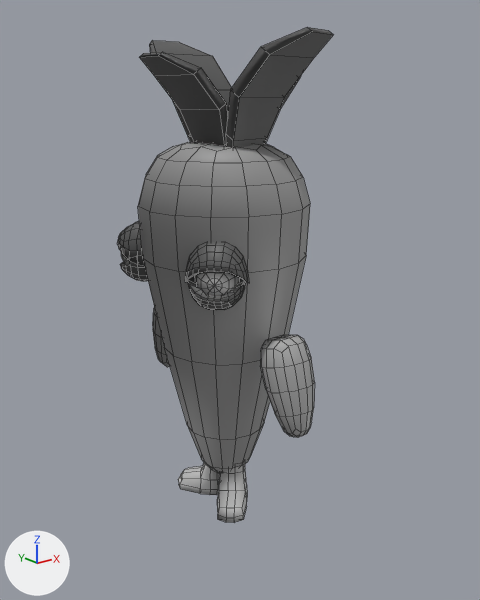
The FBX model CreaWeekGameJam2025/Assets/Models/NPC's/animation_pepper_falling_unity_v001.fbx as it was, and as the next commit left it.
The view is the same before and after, from a camera (50 mm lens) standing at (-0.66, -0.864, 0.718) and looking at (0.018, -0.017, 0.379). Arrows for +X, +Y and +Z are at lower left; the lights stay in place. Mesh edges are drawn as thin lines. Where no turn or scale is listed for an object, it has been applied to the vertices.

Before the edit, the objects in view are built like this:
```python
me_mesh = bpy.data.meshes.new('Mesh')
me_mesh.from_pydata(...)  # 960 vertices, 882 faces; spans x -0.141..0.16, y -0.206..0.21, z 0.0..0.801
# faces by material slot: [192, 144, 130, 72, 80, 264]
me_mesh.materials.append(mat_standardsurface4)  # grey #aaaaaa
me_mesh.materials.append(mat_m_carrot1)  # grey #989898
me_mesh.materials.append(mat_m_shoes2)  # light grey #bfbfbf
me_mesh.materials.append(mat_m_leaf2)  # dark grey #565656
me_mesh.materials.append(mat_m_pupil)  # grey #bcbcbc
me_mesh.materials.append(mat_m_eyes2)  # dark grey #5c5c5c
ob_carrot_mesh_001 = bpy.data.objects.new('Carrot_MESH.001', me_mesh)
ob_carrot_mesh_001.location = (0.0, 0.0, 0.0)
```
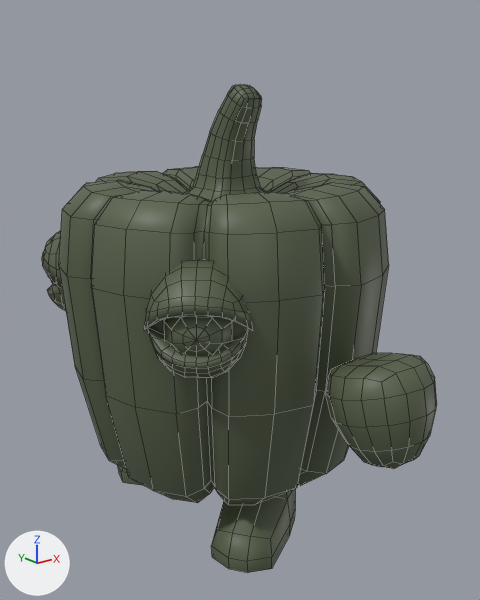
Where the change shows, as pixel boxes (x1, y1, x2, y2) in the pictures (480 x 600 px; the box of a moved part takes in the faces that stretch with it):
'Carrot_MESH.001', reshaped (82% wider): before (117, 27, 333, 523); after (42, 85, 437, 573)
part 1 of me_mesh, moved or reshaped (not visible afterwards): before (153, 307, 170, 367)
part 2 of me_mesh, moved or reshaped: before (260, 335, 315, 438); after (325, 353, 437, 469)
part 3 of me_mesh, moved or reshaped: before (195, 273, 240, 295); after (162, 317, 233, 356)
part 4 of me_mesh, moved or reshaped: before (185, 242, 249, 283); after (144, 259, 252, 330)
part 5 of me_mesh, moved or reshaped: before (120, 259, 148, 281); after (47, 283, 66, 311)
part 6 of me_mesh, moved or reshaped: before (187, 277, 246, 310); after (148, 325, 248, 378)
part 7 of me_mesh, moved or reshaped: before (117, 221, 144, 265); after (42, 231, 62, 288)
part 8 of me_mesh, added (green): after (59, 167, 389, 505)
part 9 of me_mesh, added: after (184, 85, 266, 201)
part 10 of me_mesh, added: after (211, 489, 295, 573)
part 11 of me_mesh, added: after (117, 465, 142, 485)
part 12 of me_mesh, deleted: before (217, 463, 247, 523)
part 13 of me_mesh, deleted: before (178, 463, 220, 495)
part 14 of me_mesh, deleted: before (138, 27, 333, 473)

What changed in the scene script:
```text
Change me_mesh:
    remove me_mesh.from_pydata(...)  # 960 vertices, 882 faces; spans x -0.141..0.16, y -0.206..0.21, z 0.0..0.801
    remove me_mesh.materials.append(mat_standardsurface4)  # grey #aaaaaa
    remove me_mesh.materials.append(mat_m_carrot1)  # grey #989898
    remove me_mesh.materials.append(mat_m_shoes2)  # light grey #bfbfbf
    remove me_mesh.materials.append(mat_m_leaf2)  # dark grey #565656
    remove me_mesh.materials.append(mat_m_pupil)  # grey #bcbcbc
    remove me_mesh.materials.append(mat_m_eyes2)  # dark grey #5c5c5c
    add me_mesh.from_pydata(...)  # 1549 vertices, 1470 faces; spans x -0.263..0.268, y -0.416..0.424, z 0.001..0.729
    me_mesh part 1: the loose piece of 98 vertices spanning x -0.04..0.04, y 0.121..0.21, z 0.198..0.357 is multiplied about its middle by the matrix ((1.82, 0.0, 0.0), (0.0, 1.701, 0.02), (0.0, 0.534, 0.983)), then moved by (0.002, 0.183, 0.03), in mat_m_characther_pepper (dark green #576049)
    me_mesh part 2: the loose piece of 98 vertices spanning x -0.04..0.04, y -0.206..-0.114, z 0.198..0.358 is multiplied about its middle by the matrix ((1.82, 0.0, 0.0), (0.0, 1.751, -0.241), (0.0, -0.241, 0.982)), then moved by (0.002, -0.179, 0.027), in mat_m_characther_pepper (dark green #576049)
    me_mesh part 3: the loose piece of 41 vertices spanning x -0.127..-0.066, y -0.135..-0.076, z 0.421..0.487 is turned 2.7 degrees about the z axis through its middle and scaled by 1.57, then moved by (-0.083, -0.072, -0.035), in mat_m_characther_pepper (dark green #576049)
    me_mesh part 4: the loose piece of 81 vertices spanning x -0.137..-0.046, y -0.145..-0.056, z 0.444..0.51 is turned 2.7 degrees about the z axis through its middle and scaled by 1.57, then moved by (-0.081, -0.069, -0.022), in mat_m_characther_pepper (dark green #576049)
    me_mesh part 5: the loose piece of 81 vertices spanning x -0.134..-0.05, y 0.071..0.154, z 0.407..0.462 is turned -2.7 degrees about the z axis through its middle and scaled by 1.57, then moved by (-0.081, 0.064, -0.046), in mat_m_characther_pepper (dark green #576049)
    me_mesh part 6: the loose piece of 81 vertices spanning x -0.134..-0.05, y -0.142..-0.06, z 0.407..0.462 is turned 2.7 degrees about the z axis through its middle and scaled by 1.57, then moved by (-0.081, -0.069, -0.046), in mat_m_characther_pepper (dark green #576049)
    me_mesh part 7: the loose piece of 81 vertices spanning x -0.137..-0.046, y 0.067..0.156, z 0.444..0.51 is turned -2.7 degrees about the z axis through its middle and scaled by 1.57, then moved by (-0.081, 0.064, -0.022), in mat_m_characther_pepper (dark green #576049)
    me_mesh part 8: a new loose piece of 666 vertices spanning x -0.263..0.268, y -0.263..0.268, z 0.086..0.586, in mat_m_characther_pepper (dark green #576049)
    me_mesh part 9: a new loose piece of 169 vertices spanning x -0.121..0.134, y -0.123..0.131, z 0.526..0.729, in mat_m_characther_pepper (dark green #576049)
    me_mesh part 10: a new loose piece of 56 vertices spanning x -0.132..0.06, y -0.213..-0.037, z 0.001..0.148, in mat_m_characther_pepper (dark green #576049)
    me_mesh part 11: a new loose piece of 56 vertices spanning x -0.138..0.049, y 0.034..0.221, z 0.001..0.148, in mat_m_characther_pepper (dark green #576049)
    me_mesh part 12: the loose piece of 66 vertices spanning x -0.063..0.02, y -0.086..0.0, z 0.0..0.084 is deleted
    me_mesh part 13: the loose piece of 66 vertices spanning x -0.063..0.018, y 0.004..0.091, z 0.0..0.084 is deleted
    me_mesh part 14: 226 vertices removed from x -0.141..0.16, y -0.18..0.177, z 0.046..0.801
    add me_mesh.materials.append(mat_m_characther_pepper)  # dark green #576049
```
